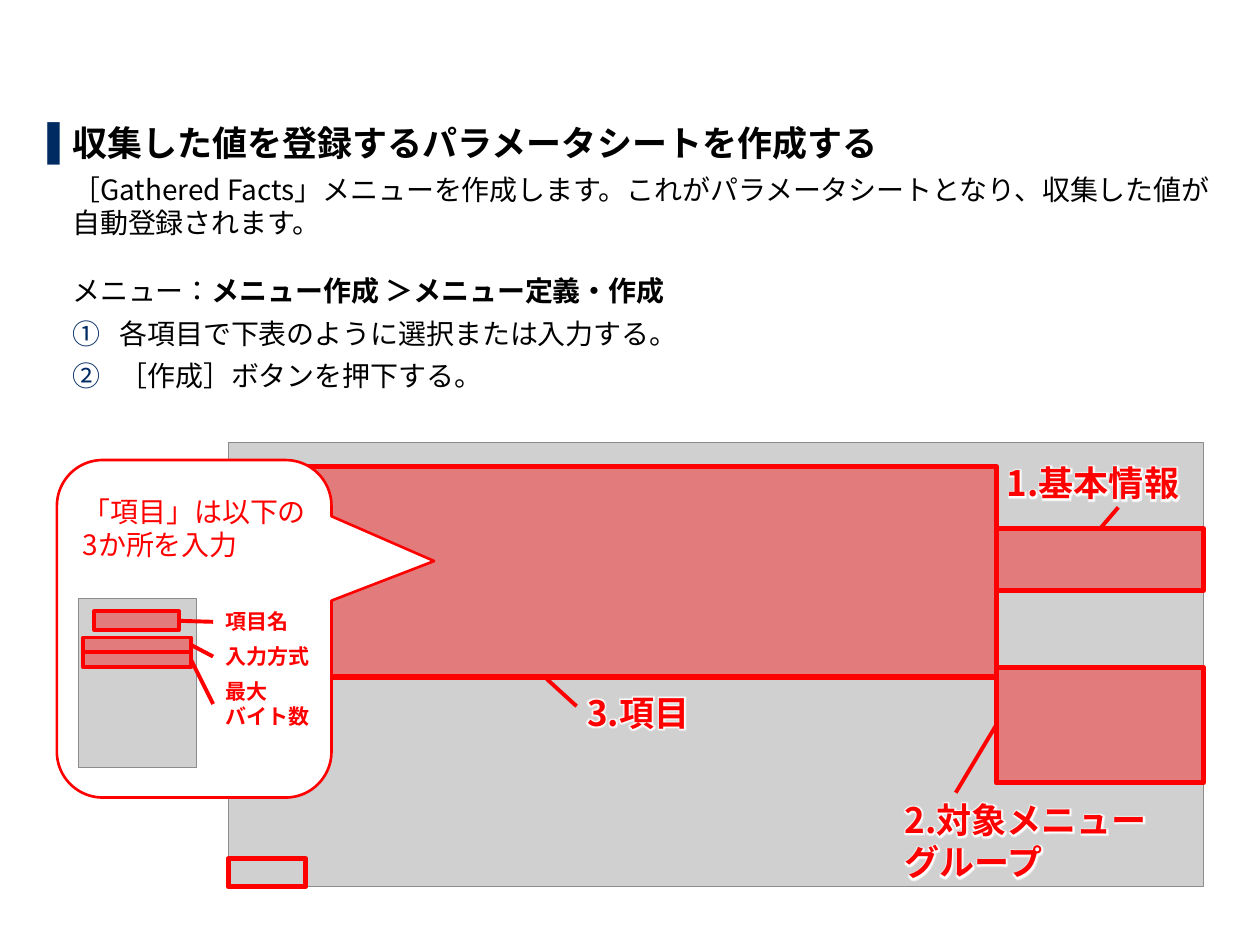
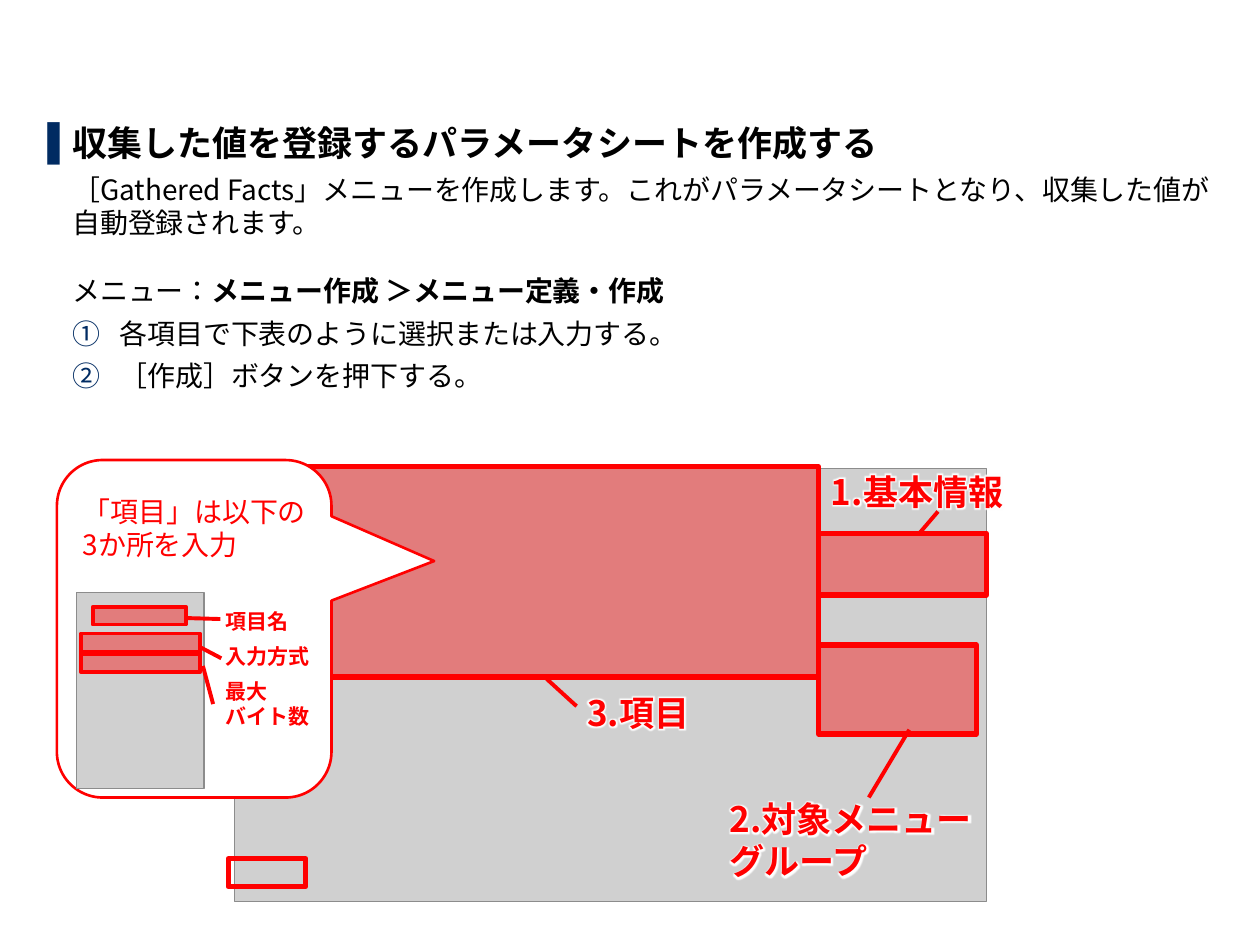
Before and after one commit to exastro-suite/it-automation-docs, a slide deck: slide 20 of asset/Learn_ja/ITA-collect-compare_practice_ja.pptx. Drawn at 1260x945 pixels with LibreOffice and Linux fonts; fonts in the diff are those of the drawing; grey boxes stand for pictures; background and template pictures are left out. Boxes give left, top, right and bottom in pixels: in the first picture for what was removed or moved away, otherwise in the second. Text is boxed around its words. In the diff, an @@ line names an element or a change of style, - is before the commit and + after.

```diff
--- a/asset/Learn_ja/ITA-collect-compare_practice_ja.pptx
+++ b/asset/Learn_ja/ITA-collect-compare_practice_ja.pptx
@@ rectangle: place and size @@
-rectangle at bbox=[228, 467, 997, 678]
+rectangle at bbox=[228, 467, 819, 678]
@@ picture: place and size @@
-picture at bbox=[228, 442, 1203, 886]
+picture at bbox=[234, 469, 987, 902]
@@ text "1.基本情報" rewrapped from bbox=[1007, 466, 1179, 501] to bbox=[831, 469, 1003, 514] @@
@@ rectangle: place and size @@
-rectangle at bbox=[997, 529, 1203, 591]
+rectangle at bbox=[819, 533, 987, 595]
@@ line moved from (1100, 529) - (1119, 508) to (920, 533) - (937, 512) @@
@@ picture: place and size @@
-picture at bbox=[78, 598, 197, 767]
+picture at bbox=[77, 592, 204, 789]
@@ rectangle: place and size @@
-rectangle at bbox=[94, 611, 179, 630]
+rectangle at bbox=[93, 607, 186, 625]
@@ line moved from (213, 622) - (179, 621) to (220, 619) - (186, 619) @@
@@ rectangle: place and size @@
-rectangle at bbox=[83, 638, 192, 653]
+rectangle at bbox=[81, 634, 199, 654]
@@ rectangle: place and size @@
-rectangle at bbox=[83, 653, 192, 668]
+rectangle at bbox=[81, 653, 199, 673]
@@ line moved from (213, 656) - (192, 645) to (222, 658) - (200, 648) @@
@@ rectangle: place and size @@
-rectangle at bbox=[997, 668, 1203, 784]
+rectangle at bbox=[819, 645, 976, 735]
@@ line moved from (213, 704) - (192, 660) to (213, 704) - (203, 667) @@
@@ line moved from (956, 793) - (997, 724) to (869, 798) - (910, 730) @@
@@ text "2.対象メニューグループ" rewrapped from bbox=[904, 803, 1146, 880] to bbox=[730, 797, 972, 879] @@
```
Also in this commit, not shown: 11 other slides changed, 3 other files.
